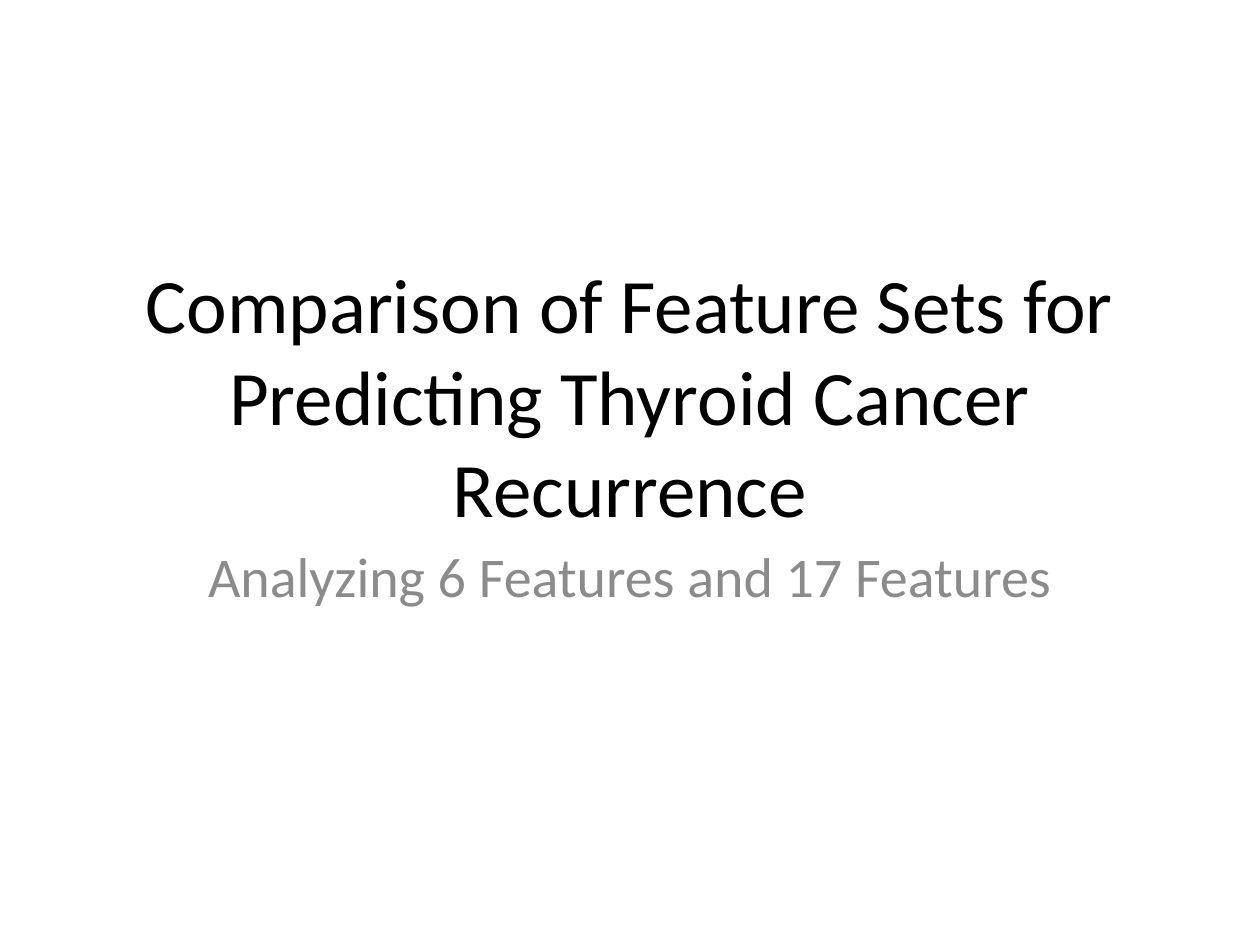
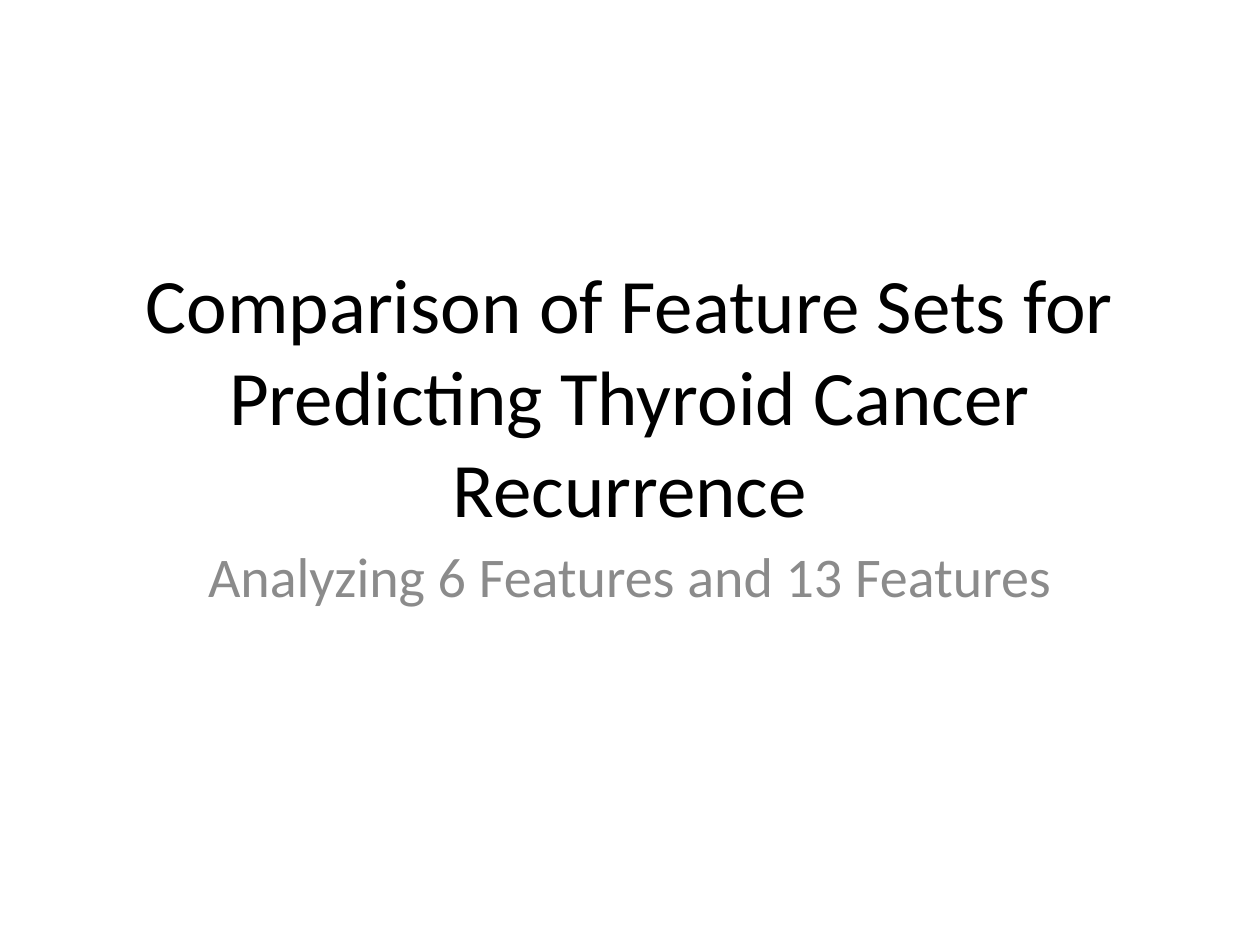
Before and after one commit to josh-dcosta/pjas-thyroid, a slide deck: slide 1 of presentation/Feature_Set_Comparison_Presentation.pptx. Drawn at 1260x945 pixels with LibreOffice and Linux fonts; fonts in the diff are those of the drawing. Boxes give left, top, right and bottom in pixels: in the first picture for what was removed or moved away, otherwise in the second. Text is boxed around its words. In the diff, an @@ line names an element or a change of style, - is before the commit and + after.

```diff
--- a/presentation/Feature_Set_Comparison_Presentation.pptx
+++ b/presentation/Feature_Set_Comparison_Presentation.pptx
@@ subtitle at bbox=[208, 558, 1051, 607]: text changed @@
-Analyzing 6 Features and 17 Features
+Analyzing 6 Features and 13 Features
```
Also in this commit, not shown: 1 other slide changed, 14 other files.
